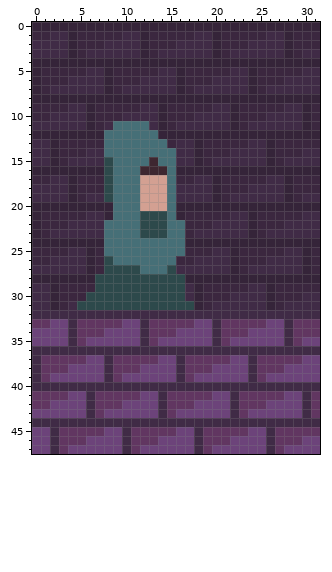
File history of a pixel-art file, Asprite/Characters/James The Dungeon man.aseprite. The picture above is the old version.
32x48 pixels, 1 frame. Colours within 5 levels of each other are drawn and written as one.
After the commit:
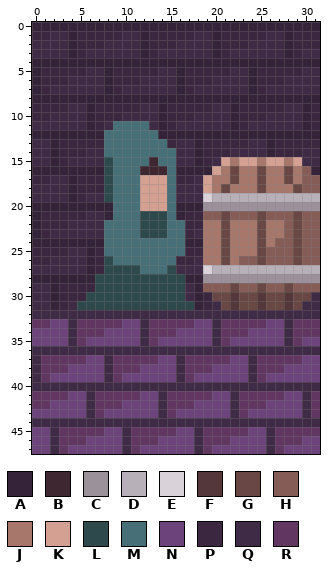
Palette (. is transparent): A #352439  B #3e2730  C #9a919b  D #b8b0b9  E #d9d3d9  F #54373a  G #694744  H #865d56  J #a7776b  K #d3a092  L #2d494b  M #466f77  N #6c437a  P #3b273f  Q #402b46  R #613661
Difference:
layer "Barrel" added
Layer "Barrel":
Colour C replaces colour A in row 20 at x 19 to 31; in row 28 at x 19 to 31.
Colour D replaces colour A in row 19 at x 20 and 28; in row 27 at x 22 and 30.
Colour D replaces colour P in row 19 at x 21 and 29; in row 27 at x 23 and 31.
Colour D replaces colour Q in row 19 at x 22 to 27 and 30 to 31; in row 27 at x 20 to 21 and 24 to 29.
Colour E replaces colour Q in row 19 at x 19; in row 27 at x 19.
Colour F replaces colour P in row 30 at x 28.
Colour F replaces colour Q in row 30 at x 22 and 25; in row 31 at x 22, 25 and 28.
Colour G replaces colour A in row 16 at x 22, 25 and 28; in row 17 at x 28; in row 24 at x 21, 25 and 29; in rows 30 to 31 at x 26.
Colour G replaces colour P in row 17 at x 22 and 25; in row 18 at x 21 and 29; in row 21 at x 21, 25 and 29; in rows 22 to 23 at x 25; in rows 25 to 26 at x 25; in row 29 at x 22 and 28.
Colour G replaces colour P in row 30 at x 20 to 21, 27 and 29; in row 31 at x 27.
Colour G replaces colour Q in row 18 at x 25; in rows 22 to 23 at x 21 and 29; in rows 25 to 26 at x 21 and 29; in row 29 at x 25; in row 30 at x 23 to 24 and 30; in row 31 at x 21, 23 to 24 and 29.
Colour H replaces colour A in row 16 at x 30; in row 21 at x 24; in row 24 at x 27 to 28 and 30 to 31; in rows 25 to 26 at x 30; in row 29 at x 26.
Colour H replaces colour P in rows 17 to 18 at x 30 to 31; in row 21 at x 19 to 20 and 26 to 28; in row 25 at x 26 to 27 and 31; in row 26 at x 23 to 24 and 31; in row 29 at x 19 to 21, 23, 27 and 29 to 31.
Colour H replaces colour Q in row 21 at x 22 to 23 and 30 to 31; in rows 22 to 23 at x 28 and 30 to 31; in row 25 at x 28; in row 26 at x 26 to 28; in row 29 at x 24.
Colour J replaces colour A in row 16 at x 21, 23 to 24, 26 to 27 and 29; in row 17 at x 20; in row 18 at x 20 and 28; in rows 22 to 23 at x 24; in row 24 at x 19 to 20, 22 to 24 and 26; in rows 25 to 26 at x 22.
Colour J replaces colour P in row 17 at x 21, 23 to 24 and 29; in row 18 at x 22 to 23; in row 22 at x 19 and 26 to 27; in row 25 at x 19 and 23 to 24.
Colour J replaces colour Q in row 15 at x 22, 25 and 28; in row 17 at x 26 to 27; in row 18 at x 24 and 26 to 27; in row 22 at x 20 and 22 to 23; in row 23 at x 19 to 20, 22 to 23 and 26 to 27; in row 25 at x 20.
Colour J replaces colour Q in row 26 at x 19 to 20.
Colour K replaces colour A in row 15 at x 26; in row 16 at x 20.
Colour K replaces colour P in row 15 at x 27.
Colour K replaces colour Q in row 15 at x 21, 23 to 24 and 29; in rows 17 to 18 at x 19.
Changed places in both pictures, as pixel boxes (x1, y1, x2, y2):
changed: (203, 157, 320, 310)
